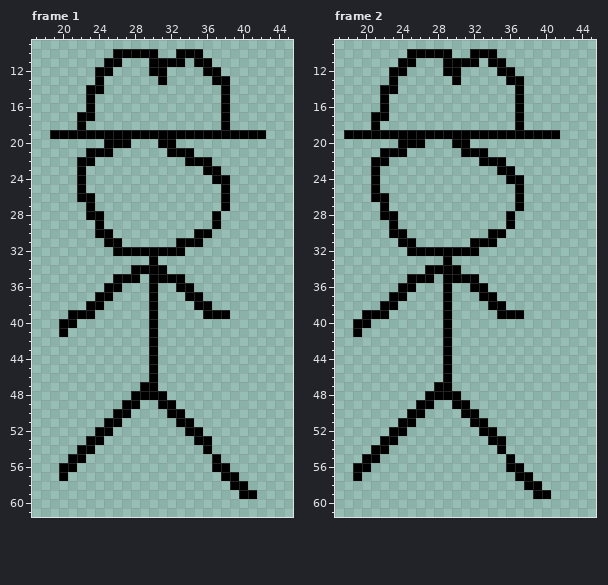
Pixel-art file: ShovelJam/ShovelJam/ASSETS/Ase Files/npc1/npc1_idle.ase. The first picture shows the starting point.
64x64 pixels, 5 frames. Shown: frame 1: x 17..45, y 9..61; frame 2: x 17..45, y 9..61. The commit also changed other frames, which this record leaves out.
After:
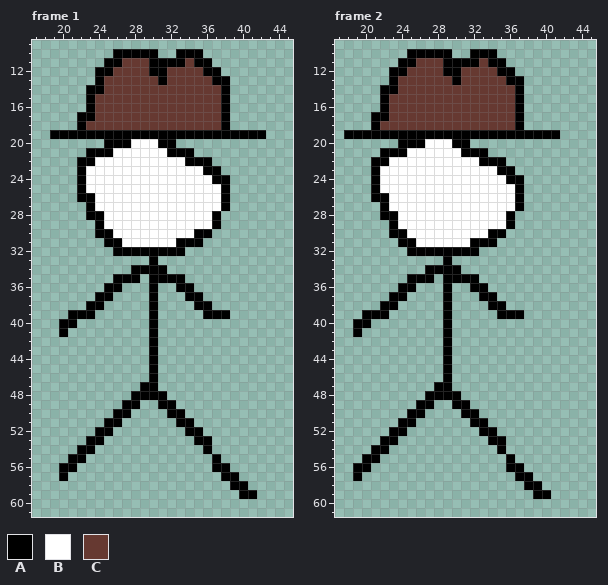
Palette (. is transparent): A #000000  B #ffffff  C #663931
Change:
Frame 1, layers "Accessory", "Head":
y 11: x 27..29 ... -> CCC; x 34 . -> C
y 12: x 26..29 .... -> CCCC; x 32..35 .... -> CCCC
y 13: x 25..30 ...... -> CCCCCC; x 32..36 ..... -> CCCCC
y 14: x 25..37 ............. -> CCCCCCCCCCCCC
y 15..17: x 24..37 .............. -> CCCCCCCCCCCCCC
y 18: x 23..37 ............... -> CCCCCCCCCCCCCCC
y 20: x 28..30 ... -> BBB
y 21: x 26..31 ...... -> BBBBBB
y 22: x 24..33 .......... -> BBBBBBBBBB
y 23: x 23..35 ............. -> BBBBBBBBBBBBB
y 24: x 23..36 .............. -> BBBBBBBBBBBBBB
y 25: x 23..37 ............... -> BBBBBBBBBBBBBBB
y 26..27: x 24..37 .............. -> BBBBBBBBBBBBBB
y 28..29: x 25..36 ............ -> BBBBBBBBBBBB
y 30: x 26..34 ......... -> BBBBBBBBB
y 31: x 27..32 ...... -> BBBBBB
Frame 2, layers "Accessory", "Head":
y 11: x 26..28 ... -> CCC; x 33 . -> C
y 12: x 25..28 .... -> CCCC; x 31..34 .... -> CCCC
y 13: x 24..29 ...... -> CCCCCC; x 31..35 ..... -> CCCCC
y 14: x 24..36 ............. -> CCCCCCCCCCCCC
y 15..17: x 23..36 .............. -> CCCCCCCCCCCCCC
y 18: x 22..36 ............... -> CCCCCCCCCCCCCCC
y 20: x 27..29 ... -> BBB
y 21: x 25..30 ...... -> BBBBBB
y 22: x 23..32 .......... -> BBBBBBBBBB
y 23: x 22..34 ............. -> BBBBBBBBBBBBB
y 24: x 22..35 .............. -> BBBBBBBBBBBBBB
y 25: x 22..36 ............... -> BBBBBBBBBBBBBBB
y 26..27: x 23..36 .............. -> BBBBBBBBBBBBBB
y 28..29: x 24..35 ............ -> BBBBBBBBBBBB
y 30: x 25..33 ......... -> BBBBBBBBB
y 31: x 26..31 ...... -> BBBBBB
Where, in picture pixels (left, top, right, bottom), the same in both pictures:
added: (86, 58, 221, 247)
added: (380, 58, 515, 247)
